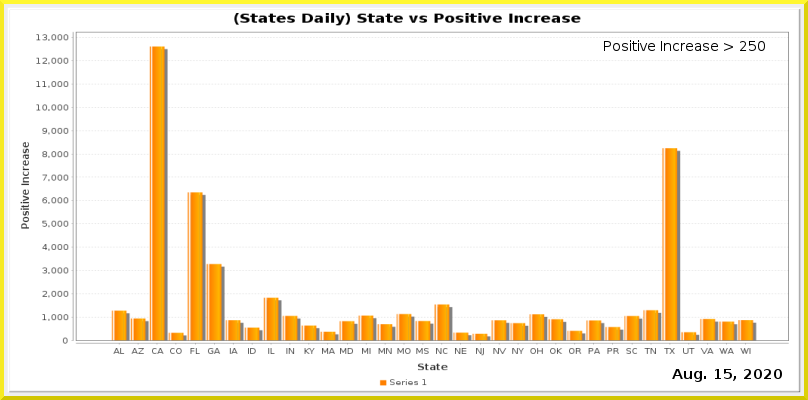
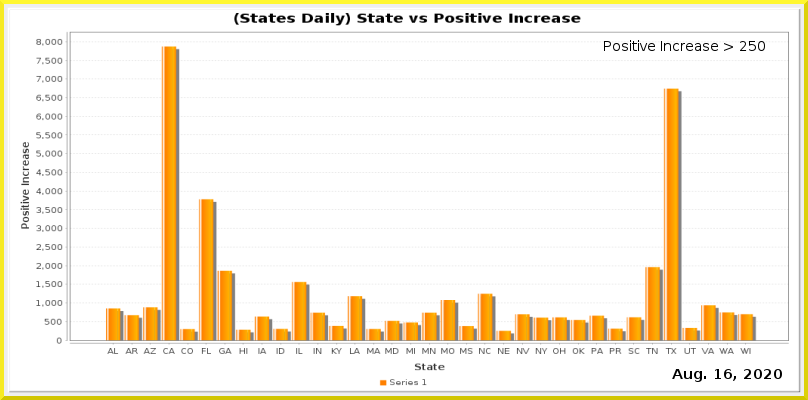
Layered file, before and after one edit (808×400). Changes by layer:
painted on "Current Date" over [724, 369, 732, 379]
painted on "Date_vs_TestIncrease.png" over [36, 31, 789, 371]
